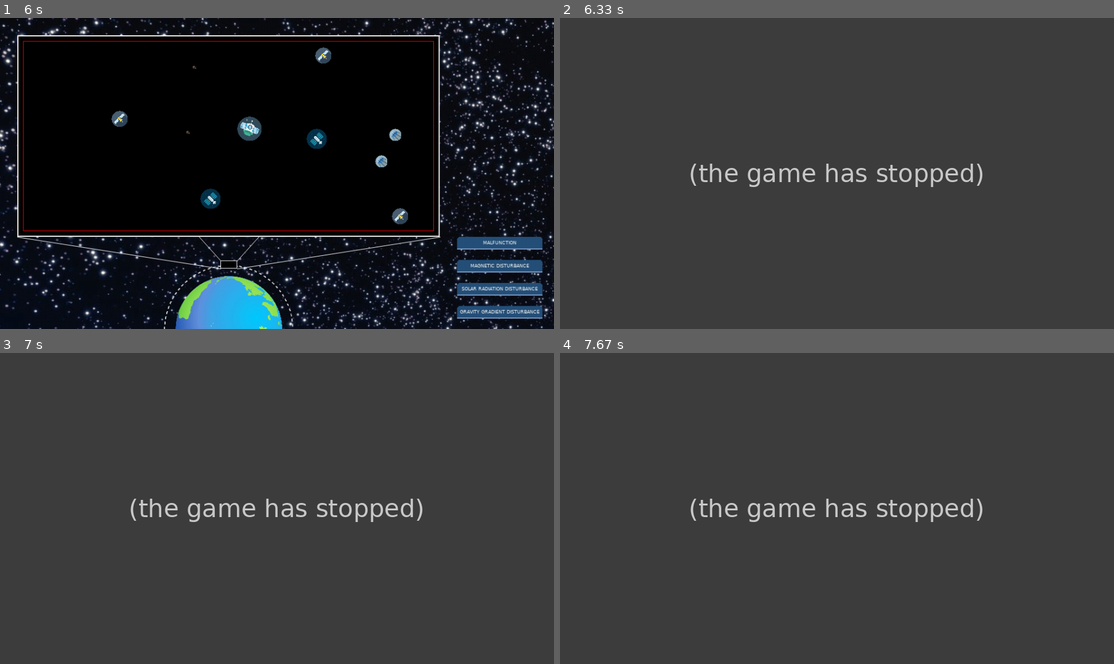
Above: before the commit, frames 1-4 (two rows, left to right).
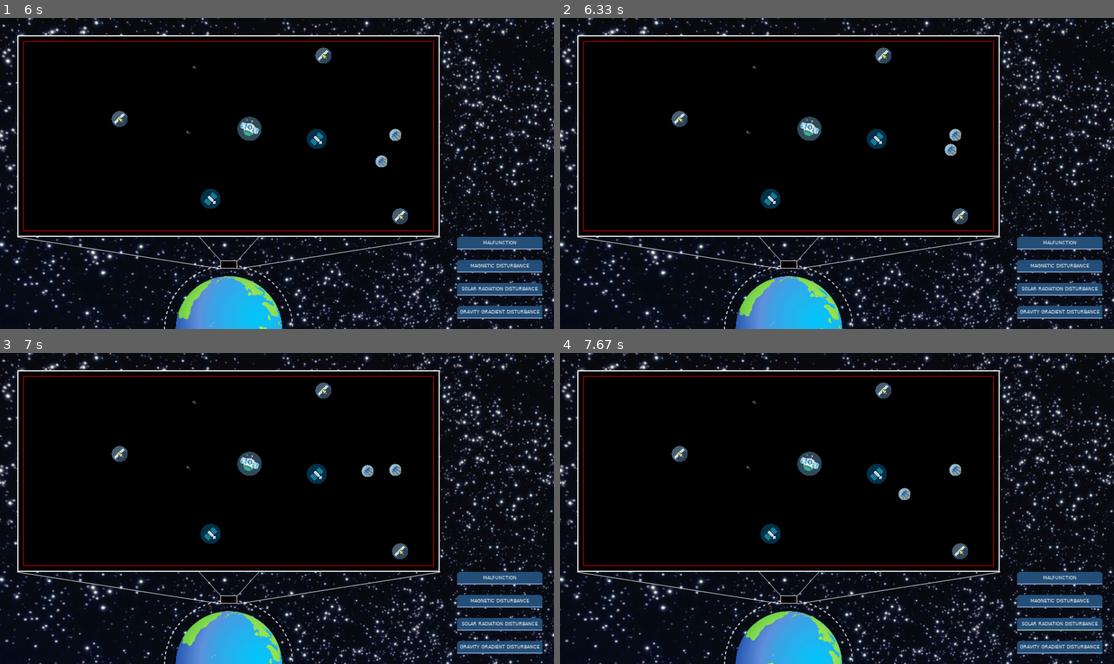
Above: after the commit, the same moments.

Repository: WesselOost/SatelliteSimulation2D
Game: pygame game, started from SatelliteSimulation/main.py
Same seed, same stepped clock (60 frames per second), same inputs: the game is played once before the commit and once after it.
Inputs:
- Up to frame 1 (6 s): hold Right 0.33-0.8 s; hold Up 0.83-1.13 s; hold Right 1.17-1.63 s; hold Down 2.23-2.53 s; hold Left 2.57-2.97 s; hold Up 3-3.37 s; hold Right 3.4-4.03 s; hold Down 4.07-4.43 s; hold Left 4.47-4.93 s; hold Right 4.97-5.43 s; hold Up 5.47-5.77 s
- Up to frame 2 (6.33 s): hold Left from 6.3 s (still down)
- Up to frame 3 (7 s): release Left at 6.83 s; hold Down from 6.87 s (still down)
- Up to frame 4 (7.67 s): release Down at 7.17 s

Frame 1 is identical in both runs. In frame 2, 98% of the frame differs, in the area x 0-100%, y 0-100%; in frame 3, 98%; in frame 4, 98%.
Error before the commit: TypeError: map() must have at least two arguments. (math_basic.py line 60); the game stopped at 6.3 s (later frames are placeholders)

Commit message:
detect_possible_collisions() version 2

Diff:
--- a/SatelliteSimulation/model/math/math_basic.py
+++ b/SatelliteSimulation/model/math/math_basic.py
@@ -13,7 +13,6 @@
 #  SECTION: Imports
 # =========================================================================== #
 import numpy as np
-from numpy.core.numeric import False_
 
 from SatelliteSimulation.model.math.vector import *
 
@@ -57,17 +56,23 @@
 
 
     def calculate_new_point(self, t: float) -> tuple:
-        return tuple(map(self.direction_vector * t * self.support_vector))
+        return tuple(self.direction_vector * t * self.support_vector)
 
 
     def calculate_t_for_distance(self, distance: float) -> tuple:
-        t = distance / np.linalg.norm(self.direction_vector)
+        t = distance / self.direction_vector_magnitude()
         return t, -t
 
+    def direction_vector_magnitude(self) -> float:
+        return np.linalg.norm(self.direction_vector)
 
     def calculate_t(self, point: tuple) -> float:
         # TODO fix RuntimeWarning: divide by zero encountered in double_scalars
         return (point[0] - self.support_vector[0]) / self.direction_vector[0]
+
+    def distance_to_point(self, point:tuple)->float:
+        location_vector = np.array(point)
+        return np.linalg.norm(np.cross(location_vector - self.support_vector, self.direction_vector))/self.direction_vector_magnitude()
 
     # ----------------------------------------------------------------------- #
     #  SUBSECTION: Private Methods
@@ -100,14 +105,35 @@
             return (float('inf'), float('inf'))
         return (x / z, y / z)
 
-    def check_collinearity(self, g1: StraightLineEquation, g2: StraightLineEquation) -> bool:
-        t_x = (g1.support_vector[0] - g2.support_vector[0])/g2.direction_vector[0]
-        t_y = (g1.support_vector[1] - g2.support_vector[1])/g2.direction_vector[1]
-        factor_x = g2.direction_vector[0]/g1.direction_vector[0]
-        factor_y = g2.direction_vector[1]/g1.direction_vector[1]
-        if t_x == t_y and factor_x==factor_y and factor_x <= 0:
-            return True
+    def check_identity(self, g1: StraightLineEquation, g2: StraightLineEquation) -> bool:
+        # 1. test if the direction vectors are collinear, vector1 = factor * vector2?
+        parallelism:bool = self.__check_parallelism(g1, g2)
+        if parallelism:
+            # 2. test if g1 support vector can be calculated by g2 (the same t variable for both dimensions)
+            if g2.direction_vector[0] != 0:
+                t = (g1.support_vector[0] - g2.support_vector[0])/g2.direction_vector[0]
+                return t >= 0 and g2.calculate_new_point(t)[1] == g1.support_vector[1]
+            if g2.direction_vector[1] != 0:
+                t = (g1.support_vector[1] - g2.support_vector[1])/g2.direction_vector[1]
+                return t >= 0 and g2.calculate_new_point(t)[0] == g1.support_vector[0]
         return False
+
+    def calculate_point_and_moment_of_crash(self, g1: StraightLineEquation, g2: StraightLineEquation) -> tuple:
+        distance = np.linalg(g1.support_vector - g2.support_vector)
+        velocity1 = g1.direction_vector_magnitude()
+        velocity2 = g2.direction_vector_magnitude()
+        t = (velocity1 + velocity2)/distance
+        return g1.calculate_new_point(t), t
+
+    def __check_parallelism(self, g1: StraightLineEquation, g2: StraightLineEquation)->bool:
+        if g2.direction_vector[0] != 0:
+            factor = g1.direction_vector[0]/g2.direction_vector[0]
+            return g1.direction_vector[1] * factor == g2.direction_vector[1]
+        if g2.direction_vector[1] != 0:
+            factor = g1.direction_vector[1]/g2.direction_vector[1]
+            return g1.direction_vector[0] * factor == g2.direction_vector[0]
+        print("DEBUG: __check_parallelism() was not successful -.-")
+
 
         # =========================================================================== #
         #  SECTION: Function definitions
--- a/SatelliteSimulation/model/math/vector.py
+++ b/SatelliteSimulation/model/math/vector.py
@@ -129,7 +129,10 @@
 
 
 def divide(vector: Vector, scalar: float):
-    return Vector(vector.x() / scalar, vector.y() / scalar)
+    if scalar != 0:
+        return Vector(vector.x() / scalar, vector.y() / scalar)
+    else:
+        print("check vector division")
 
 
 def calculate_distance(vector1: Vector, vector2: Vector) -> float:
--- a/SatelliteSimulation/model/satellite/satellite.py
+++ b/SatelliteSimulation/model/satellite/satellite.py
@@ -177,40 +177,19 @@
         possible_collisions: dict = dict()
         lgs = LinearSystemOfEquations()
         satellite_trajectories = [self.__get_satellite_trajectory()]
-        satellite_trajectories.extend(self.__get_parallel_trajectory(
-            self.radius(), satellite_trajectories[0]))
+        if self.velocity.value().magnitude() != 0:
+            satellite_trajectories.extend(self.__get_parallel_trajectory(
+                self.radius(), satellite_trajectories[0]))
         for observed_satellite in self.__observed_satellites:
             if observed_satellite in previous_observed_satellites:
                 previous_position: tuple = previous_observed_satellites[observed_satellite]
                 current_position: tuple = self.observed_satellites()[observed_satellite]
-                observed_trajectories = [StraightLineEquation(previous_position, current_position)]
-                observed_trajectories.extend(self.__get_parallel_trajectory(
-                    observed_satellite.radius(),observed_trajectories[0]))
-                for observed_trajectory in observed_trajectories:
-                    for satellite_trajectory in satellite_trajectories:
-                        collinear: bool = lgs.check_collinearity(
-                            satellite_trajectory, observed_trajectory)
-                        if collinear:
-                            #TODO calc intersection if collinear, at the moment not considered
-                            intersection: tuple = (float('inf'), float('inf'))
-                        else:
-                            intersection :tuple= lgs.get_intersection(observed_trajectory, satellite_trajectory)
-                        if intersection != (float('inf'), float('inf')) or collinear:
-                            observed_t :float= observed_trajectory.calculate_t(intersection)
-                            satellite_t :float = satellite_trajectory.calculate_t(intersection)
-                            satellite_at_observed_t :tuple = satellite_trajectory.calculate_new_point(observed_t)
-                            observed_satellite_at_satellite_t: tuple = observed_trajectory.calculate_new_point(
-                                satellite_t)
-                            distance = calculate_distance(  tuple_to_vector(satellite_at_observed_t),
-                                                            tuple_to_vector(observed_satellite_at_satellite_t))
-                            if distance <= self.size() or distance <= observed_satellite.size():
-                                if observed_satellite in possible_collisions:
-                                    if satellite_t < smallest_t:
-                                        smallest_t = satellite_t
-                                        possible_collisions[observed_satellite] = intersection
-                                else:
-                                    possible_collisions[observed_satellite]=intersection
-                                    smallest_t = satellite_t
+                observed_trajectory = StraightLineEquation(previous_position, current_position)
+                possible_collisions[observed_satellite] = self.__analyse_given_object_system(
+                    satellite_trajectories,
+                    observed_trajectory,
+                    observed_satellite)
+                #TODO clear dict if None as value
         return possible_collisions
 
 
@@ -251,8 +230,102 @@
 
         return left_trajectory, right_trajectory
 
-    def __is_intersection_risky(self, intersection_moment:float):
-        pass
+    def __analyse_given_object_system(self,
+                                        satellite_trajectories:list,
+                                        observed_trajectory: StraightLineEquation,
+                                        observed_object) -> tuple:
+        """
+        The given systems of two "moving" objects can be split up into 4 categories:
+        1. both objects are moving
+        2. object1 is moving, object2 is at rest
+        3. object1 is at rest, object2 is moving
+        4. both objects are at rest
+
+        Parameters
+        ----------
+        satellite_trajectories : list[StraightLineEquation]
+            trajectories  of the current satellite
+        observed_trajectory : StraightLineEquation
+            trajectory of the observed object
+
+        Returns
+        -------
+        dict
+            if a possible collision is detected it is added to the dict [oberved_object]=riskiest intersection
+        """
+        satellite_velocity = self.velocity.value().magnitude()
+        observed_velocity = observed_trajectory.direction_vector_magnitude()
+        if satellite_velocity == observed_velocity == 0:
+            return None
+        if satellite_velocity != 0 and observed_velocity == 0:
+            return self.__check_collision_with_non_moving_object(satellite_trajectories, observed_object)
+
+        observed_trajectories = [observed_trajectory]
+        observed_trajectories.extend(self.__get_parallel_trajectory(
+            observed_object.radius(), observed_trajectory))
+        if satellite_velocity == 0 and observed_velocity != 0:
+            return self.__check_collision_with_non_moving_object(observed_trajectories, observed_object, resting_satellite=True)
+        if satellite_velocity != 0 and observed_velocity != 0:
+            return self.__check_collision_with_moving_object(satellite_trajectories, observed_trajectories, observed_object)
+
+    def __check_collision_with_non_moving_object(self, trajectories:list, other_object, resting_satellite=False)->tuple:
+        minimal_distance = self.radius() + other_object.radius()
+        for trajectory in trajectories:
+            if resting_satellite:
+                dist = trajectory.distance_to_point(self.center().get_as_tuple())
+            else:
+                dist = trajectory.distance_to_point(other_object.center().get_as_tuple())
+            if dist <= minimal_distance:
+                #TODO has to be improved center is not first point of collision
+                return other_object.center().get_as_tuple()
+        return None
+
+
+    def __check_collision_with_moving_object(self, satellite_trajectories:list, observed_trajectories:list, observed_object):
+        lgs = LinearSystemOfEquations()
+        riskiest_collision:tuple = None
+        nearest_hit = 1000
+        for observed_trajectory in observed_trajectories:
+            for satellite_trajectory in satellite_trajectories:
+                identical_trajectories:bool = lgs.check_identity()(satellite_trajectory, observed_trajectory)
+                if identical_trajectories:
+                    intersection, t = lgs.point_and_moment_of_crash(
+                        satellite_trajectory, observed_trajectory)
+                    is_risky = True
+                else:
+                    intersection: tuple = lgs.get_intersection(
+                        observed_trajectory, satellite_trajectory)
+                    is_risky, t = self.__is_intersection_risky_and_when(intersection,
+                                                                        satellite_trajectory,
+                                                                        observed_trajectory,
+                                                                        observed_object)
+                if is_risky and t<nearest_hit:
+                    nearest_hit = t
+                    riskiest_collision = intersection
+        return riskiest_collision
+
+    def __is_intersection_risky_and_when(self,
+                                intersection: tuple,
+                                satellite_trajectory: StraightLineEquation,
+                                observed_trajectory: StraightLineEquation,
+                                observed_object)->tuple:
+        if intersection == (float('inf'), float('inf')):
+            print("something went wrong at __is_intersection_risky()")
+        else:
+            observed_t: float = observed_trajectory.calculate_t(
+                intersection)
+            satellite_t: float = satellite_trajectory.calculate_t(
+                intersection)
+            satellite_at_observed_t: tuple = satellite_trajectory.calculate_new_point(
+                            observed_t)
+            observed_satellite_at_satellite_t: tuple = observed_trajectory.calculate_new_point(
+                            satellite_t)
+            distance = calculate_distance(tuple_to_vector(satellite_at_observed_t),
+                                        tuple_to_vector(observed_satellite_at_satellite_t))
+            t = min(satellite_t, observed_t)
+            if distance <= (self.radius() + observed_object.radius()) and t >=0:
+                return True, t
+            return False, t
 
     def __avoid_collision_by_random_position(self):
         # todo create own class for avoiding methods
